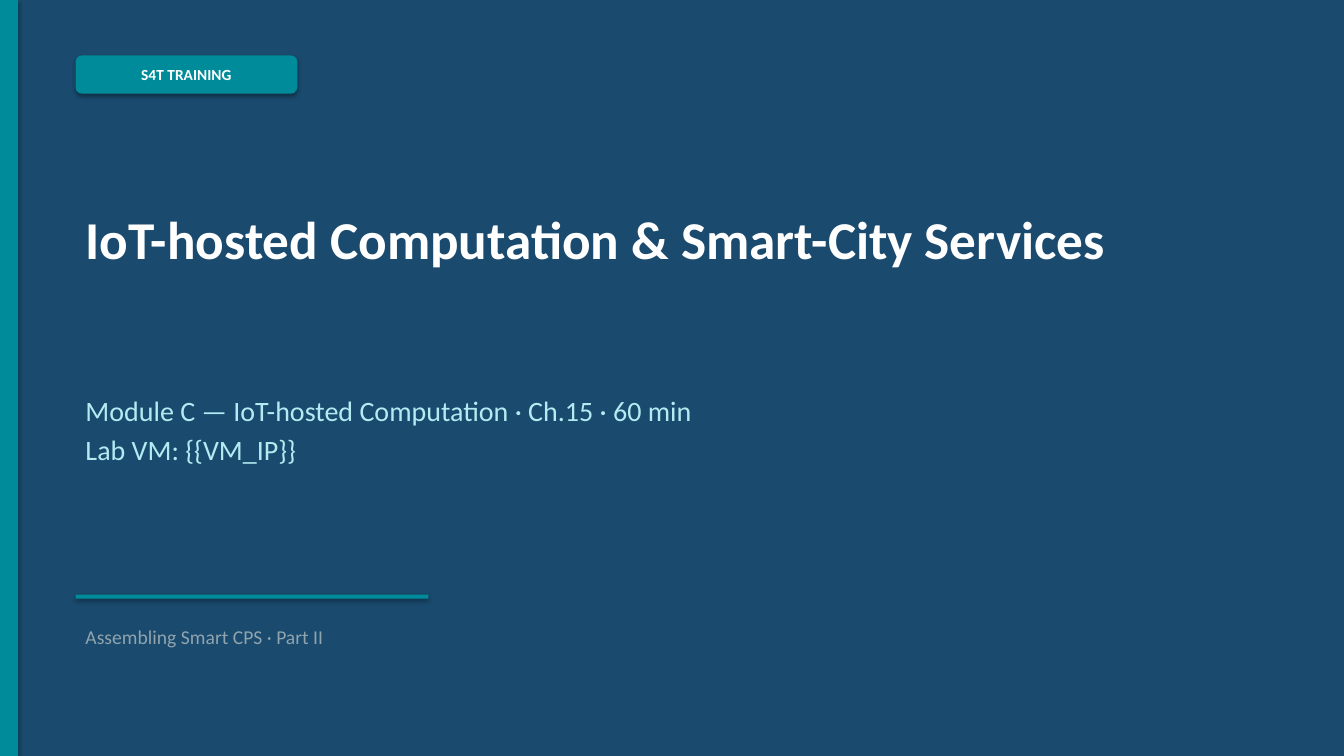
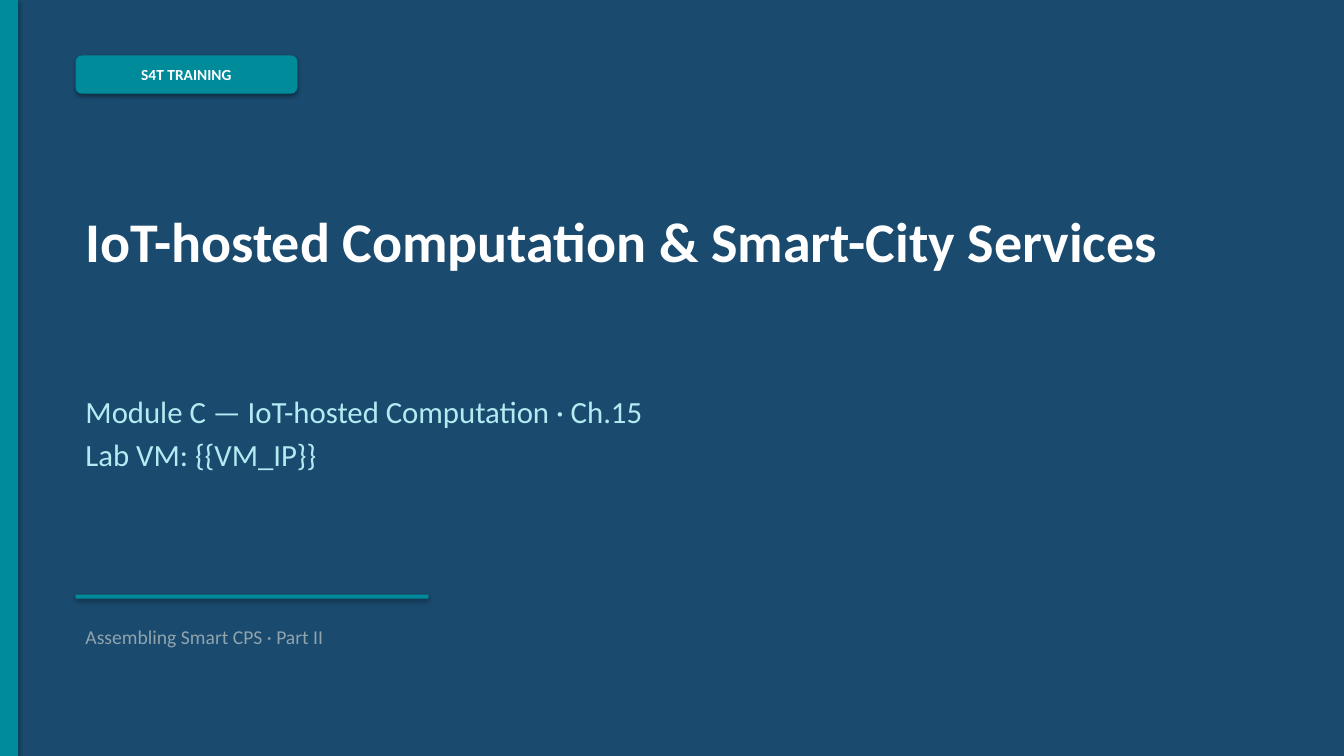
Before and after one commit to lucadagati/AssemblyingCPS_training, a slide deck: slide 1 of slides/ModuleC_IoT_Computation_EN.pptx. Drawn at 1344x756 pixels with LibreOffice and Linux fonts; fonts in the diff are those of the drawing. Boxes give left, top, right and bottom in pixels: in the first picture for what was removed or moved away, otherwise in the second. Text is boxed around its words. In the diff, an @@ line names an element or a change of style, - is before the commit and + after.

```diff
--- a/slides/ModuleC_IoT_Computation_EN.pptx
+++ b/slides/ModuleC_IoT_Computation_EN.pptx
@@ text "IoT-hosted Computation & Smart-City Services" at box(85, 222, 1157, 271): size 38 to 40 pt @@
@@ text at box(85, 401, 642, 428): text changed; size 20 to 22 pt @@
-Module C — IoT-hosted Computation · Ch.15 · 60 min
+Module C — IoT-hosted Computation · Ch.15
@@ text at box(85, 444, 316, 470): size 20 to 22 pt in "Lab VM: {{VM_IP}}" @@
```
Also in this commit, not shown: 53 other slides changed, 15 other files.
